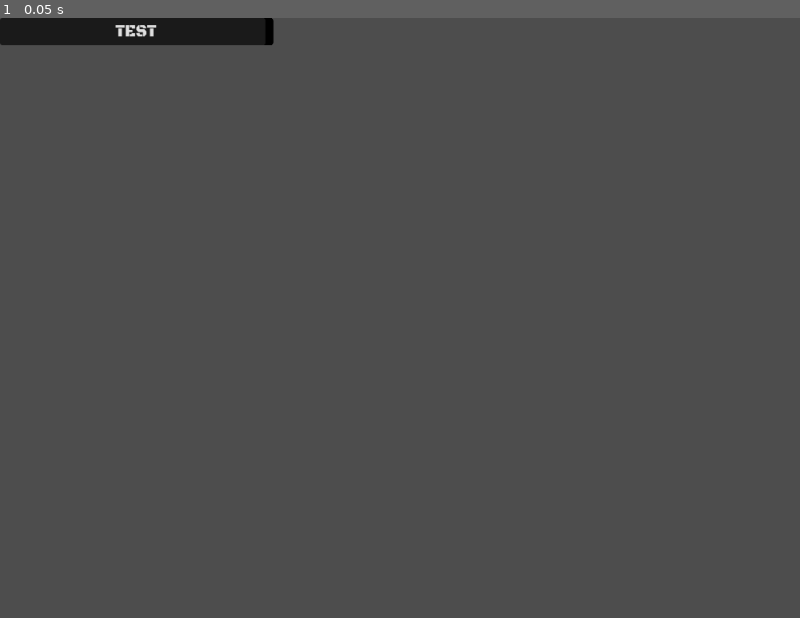
Above: before the commit, frame 1.
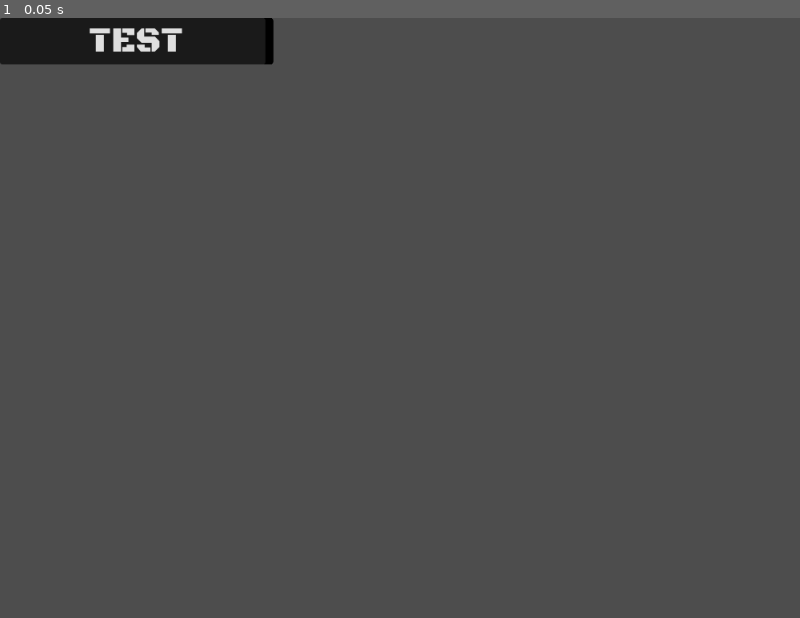
Above: after the commit, the same moment.

Repository: howarja/Vampire-Game
Game: Godot game, scene res://scenes/question_button.tscn
Same seed, same stepped clock (60 frames per second), same inputs: the game is played once before the commit and once after it. This scene is started directly instead of the project's main scene.
Inputs:
- Up to frame 1 (0.05 s): no input

The runs differ from the first frame. In frame 1, 1.3% of the frame differs, in the area x 0-35%, y 1-8%.

Commit message:
button remanagment

Diff:
--- a/Materials/vhs.tres
+++ b/Materials/vhs.tres
@@ -5,7 +5,7 @@
 [resource]
 shader = ExtResource("1_msrwh")
 shader_parameter/smearing = 0.0
-shader_parameter/color_offset = 1.6299399954733394e-09
+shader_parameter/color_offset = 1.6299399954733392e-09
 shader_parameter/sharpening = 0.6000000285
 shader_parameter/static_noise = 0.08
 shader_parameter/vertical_jitter = 0.002
--- a/scenes/question_button.tscn
+++ b/scenes/question_button.tscn
@@ -9,7 +9,7 @@
 offset_right = 341.78
 offset_bottom = 34.0
 theme_override_fonts/font = ExtResource("1_3mhxn")
-theme_override_font_sizes/font_size = 20
+theme_override_font_sizes/font_size = 45
 theme_override_styles/normal = ExtResource("2_wpg0l")
 theme_override_styles/pressed = ExtResource("2_wpg0l")
 theme_override_styles/hover = ExtResource("2_wpg0l")
--- a/scenes/startScene.tscn
+++ b/scenes/startScene.tscn
@@ -1086,13 +1086,12 @@
 horizontal_alignment = 1
 vertical_alignment = 1
 
-[node name="QuestionOptions" type="HBoxContainer" parent="CanvasLayer" unique_id=1973992520]
-offset_left = -473.99994
+[node name="QuestionOptions" type="VBoxContainer" parent="CanvasLayer" unique_id=681083594]
+offset_left = 152.99994
 offset_top = -352.0
-offset_right = 288.00006
-offset_bottom = -165.01312
+offset_right = 836.4692
+offset_bottom = 305.67798
 scale = Vector2(0.46527326, 0.46527326)
-size_flags_horizontal = 3
 size_flags_stretch_ratio = 14.51
 theme_override_constants/separation = 12
 
@@ -1100,24 +1099,24 @@
 custom_minimum_size = Vector2(207.545, 0)
 layout_mode = 2
 theme_override_fonts/font = ExtResource("55_jr8db")
-theme_override_font_sizes/font_size = 100
+theme_override_font_sizes/font_size = 45
 theme_override_styles/normal = ExtResource("81_hp6ks")
 theme_override_styles/pressed = ExtResource("81_hp6ks")
 theme_override_styles/hover = ExtResource("81_hp6ks")
 theme_override_styles/disabled = ExtResource("81_hp6ks")
-text = " Exit "
+text = "Exit"
 
 [node name="KillButton" type="Button" parent="CanvasLayer/QuestionOptions" unique_id=1931583917]
 self_modulate = Color(1, 0, 0, 1)
 custom_minimum_size = Vector2(140.365, 0)
 layout_mode = 2
 theme_override_fonts/font = ExtResource("55_jr8db")
-theme_override_font_sizes/font_size = 100
+theme_override_font_sizes/font_size = 45
 theme_override_styles/normal = ExtResource("81_hp6ks")
 theme_override_styles/pressed = ExtResource("81_hp6ks")
 theme_override_styles/hover = ExtResource("81_hp6ks")
 theme_override_styles/disabled = ExtResource("81_hp6ks")
-text = " Kill "
+text = "Kill"
 
 [node name="Settings" parent="CanvasLayer" unique_id=1974824112 instance=ExtResource("7_jmrrm")]
 visible = false
